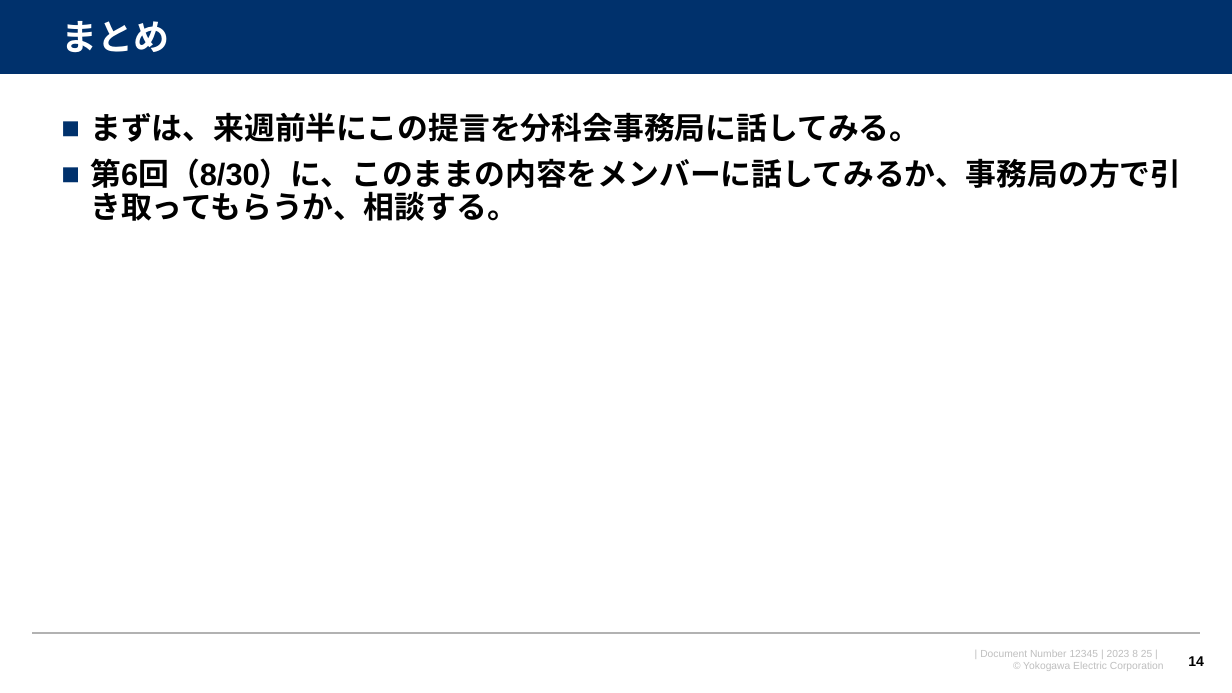
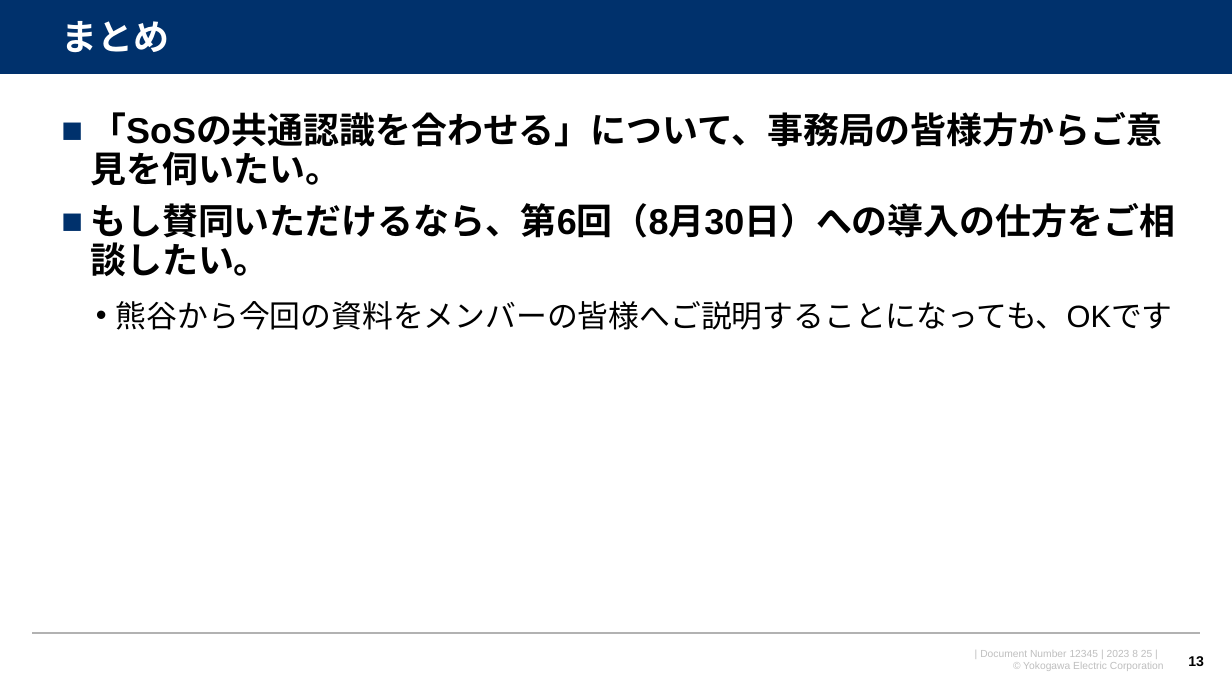
Before and after one commit to watarukumagai-git/opt, a slide deck: slide 13 of SoS/230825_SoS分科会第6回進め方のご相談_rev.0.pptx (slide 14 before the commit). Drawn at 1232x693 pixels with LibreOffice and Linux fonts; fonts in the diff are those of the drawing; background and template pictures are left out. Boxes give left, top, right and bottom in pixels: in the first picture for what was removed or moved away, otherwise in the second. Text is boxed around its words. In the diff, an @@ line names an element or a change of style, - is before the commit and + after.

```diff
--- a/SoS/230825_SoS分科会第6回進め方のご相談_rev.0.pptx
+++ b/SoS/230825_SoS分科会第6回進め方のご相談_rev.0.pptx
@@ text at box(90, 112, 1175, 330): text changed; size 24 to 28 pt @@
-■ まずは、来週前半にこの提言を分科会事務局に話してみる。
-■ 第6回（8/30）に、このままの内容をメンバーに話してみるか、事務局の方で引き取ってもらうか、相談する。
+■ 「SoSの共通認識を合わせる」について、事務局の皆様方からご意見を伺いたい。
+■ もし賛同いただけるなら、第6回（8月30日）への導入の仕方をご相談したい。
+  • 熊谷から今回の資料をメンバーの皆様へご説明することになっても、OKです
@@ page number at box(1188, 656, 1204, 666): text changed @@
-14
+13
```
Also in this commit, not shown: 8 other slides changed.
